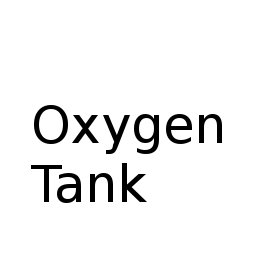
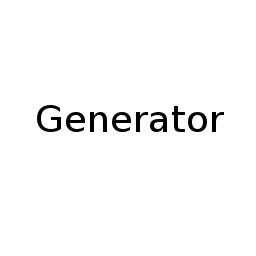
Revision of a layered (256, 256) image; what changed, layer by layer:
hid "OxygenTank" over [31,105,222,203]
added layer "Generator" above "LightSmall" over [37,105,224,132]
